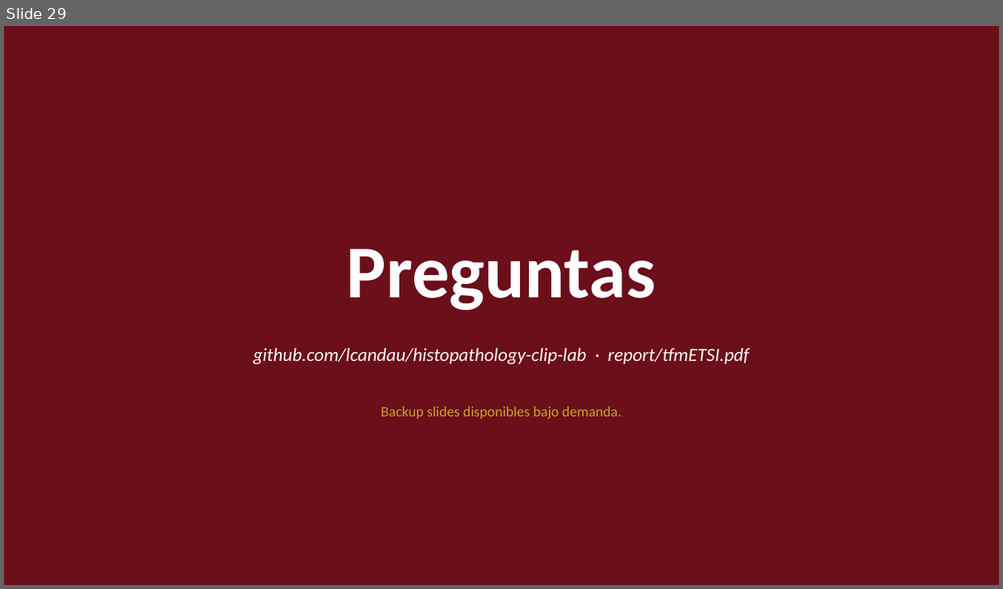
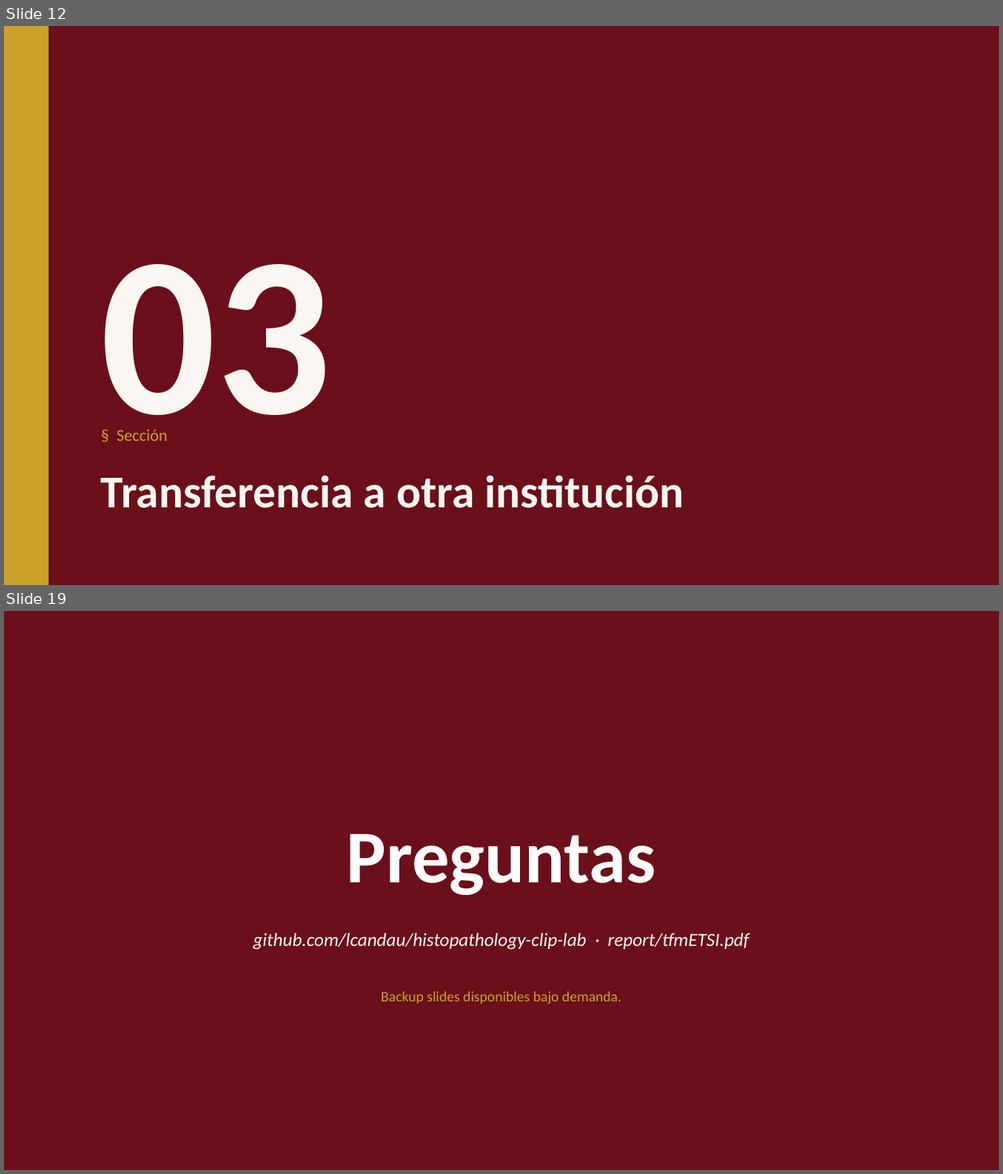
Before and after one commit to lcandau/histopathology-clip-lab, a slide deck: report/TFM_defense_template.pptx. Shown one above the other, each under a label of ours: slide 29 before the commit, slides 12 and 19 after it; the slides between them are not shown. The pictures are 1003x589 and 1003x1174 pixels, drawn with LibreOffice and Linux fonts; fonts in the diff are those of the drawing; background and template pictures are left out; a plain dark background stands for a picture behind light text. Boxes give left, top, right and bottom in pixels: in the first picture for what was removed or moved away, otherwise in the second. Text is boxed around its words. In the diff, an @@ line names an element or a change of style, - is before the commit and + after.

```diff
--- a/report/TFM_defense_template.pptx
+++ b/report/TFM_defense_template.pptx
@@ slide 12 added at (x1=4, y1=26, x2=999, y2=585), background picture (left out) @@
@@ rectangle added at (x1=4, y1=26, x2=999, y2=585), fill #6B0F1A @@
@@ rectangle added at (x1=4, y1=26, x2=48, y2=585), fill #C9A227 @@
@@ text added at (x1=101, y1=264, x2=332, y2=442), 220 pt, text #FAF7F2, bold @@
+03
@@ text added at (x1=116, y1=429, x2=168, y2=441), 16 pt, text #C9A227 @@
+§ Sección
@@ text added at (x1=101, y1=475, x2=684, y2=508), 44 pt, text #FAF7F2, bold @@
+Transferencia a otra institución
@@ what was slide 29 is now slide 19 @@
```
Also in this commit, not shown: 8 slides changed, 9 other slides added, 23 slides removed, 1 other file.
